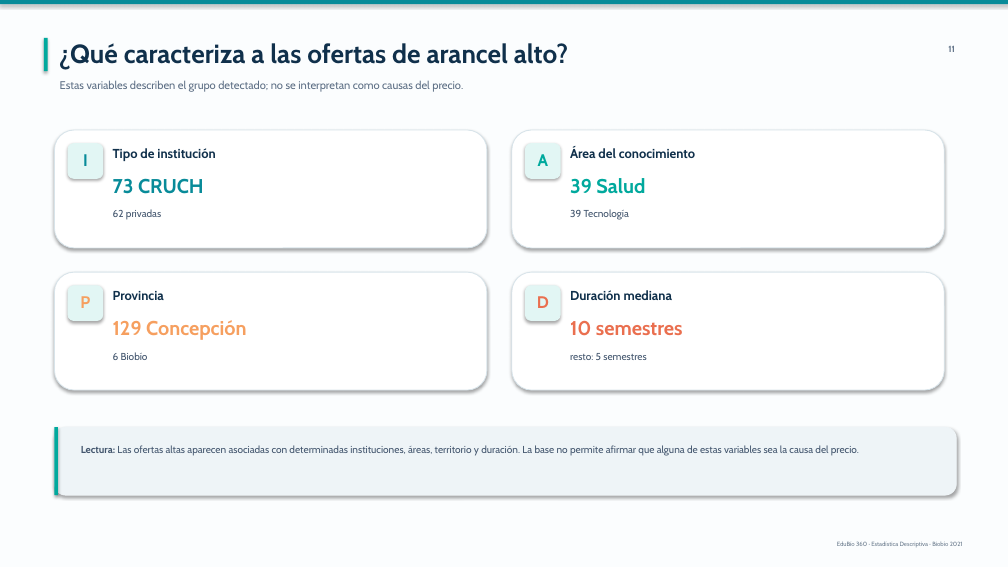
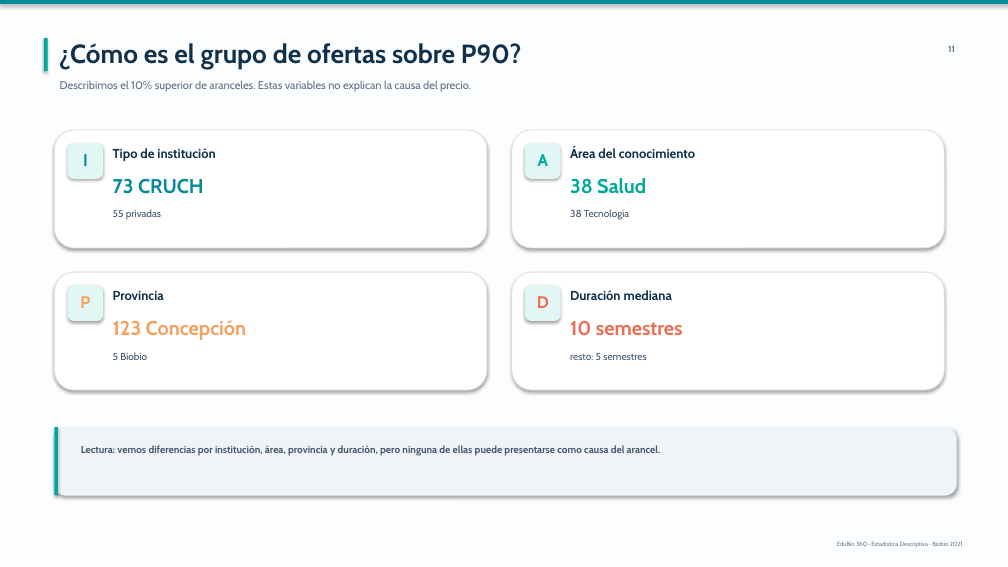
Before and after one commit to Nicricht/Estadistica.descriptiva, a slide deck: slide 11 of presentacion/Del_Acero_al_Algoritmo_Estilo_Profesor.pptx. Drawn at 1008x567 pixels with LibreOffice and Linux fonts; fonts in the diff are those of the drawing. Boxes give left, top, right and bottom in pixels: in the first picture for what was removed or moved away, otherwise in the second. Text is boxed around its words. In the diff, an @@ line names an element or a change of style, - is before the commit and + after.

```diff
--- a/presentacion/Del_Acero_al_Algoritmo_Estilo_Profesor.pptx
+++ b/presentacion/Del_Acero_al_Algoritmo_Estilo_Profesor.pptx
@@ text at <box>59,43,521,69</box>: text changed @@
-¿Qué caracteriza a las ofertas de arancel alto?
+¿Cómo es el grupo de ofertas sobre P90?
@@ text at <box>60,80,471,92</box>: text changed @@
-Estas variables describen el grupo detectado; no se interpretan como causas del precio.
+Describimos el 10% superior de aranceles. Estas variables no explican la causa del precio.
@@ text at <box>570,178,646,194</box>: text changed @@
-39 Salud
+38 Salud
@@ text at <box>113,209,161,220</box>: text changed @@
-62 privadas
+55 privadas
@@ text at <box>570,209,629,220</box>: text changed @@
-39 Tecnología
+38 Tecnología
@@ text at <box>113,320,246,340</box>: text changed @@
-129 Concepción
+123 Concepción
@@ text at <box>113,352,147,360</box>: text changed @@
-6 Biobío
+5 Biobío
@@ text at <box>81,445,661,455</box>: text changed; bold on @@
-Lectura: Las ofertas altas aparecen asociadas con determinadas instituciones, áreas, territorio y duración. La base no permite afirmar que alguna de estas variables sea la causa del precio.
+Lectura: vemos diferencias por institución, área, provincia y duración, pero ninguna de ellas puede presentarse como causa del arancel.
```
Also in this commit, not shown: 15 other slides changed.
